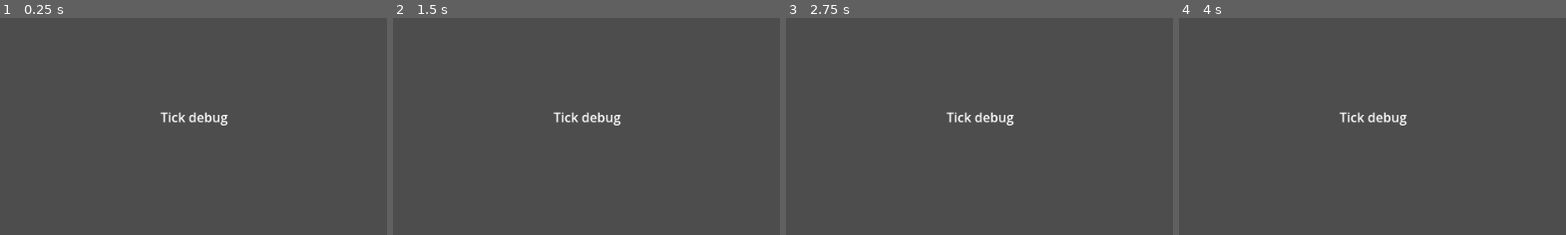
Above: before the commit, frames 1-4 (left to right).
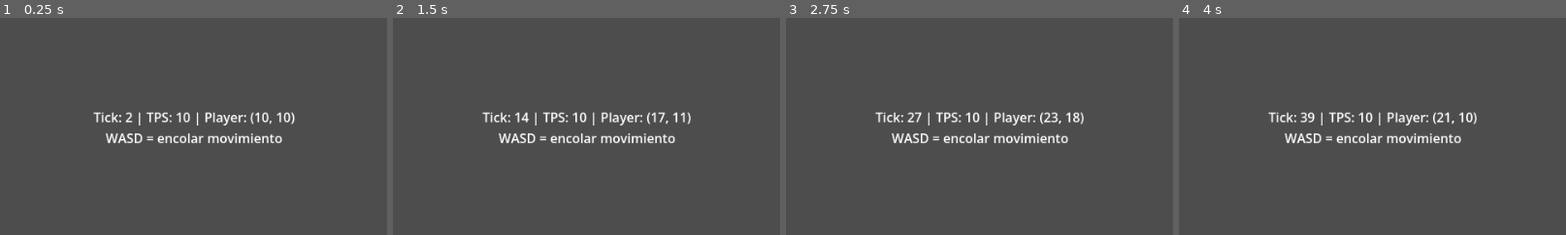
Above: after the commit, the same moments.

Repository: rpglearndev/rpglearn
Game: Godot game, scene res://scenes/debug/tick_debug.tscn
Two runs of this game, one before a commit and one after it. Both use one fixed random seed, a clock stepped at 60 frames per second and the inputs below.
Inputs:
- Up to frame 1 (0.25 s): no input
- Up to frame 2 (1.5 s): tap Enter at 0.5 s; hold D 0.53-1.28 s; tap Space at 1.25 s; hold S from 1.28 s (still down)
- Up to frame 3 (2.75 s): tap Enter at 2 s; release S at 2.03 s; hold D from 2.03 s (still down)
- Up to frame 4 (4 s): tap Space at 2.75 s; release D at 2.78 s; hold W 2.78-3.53 s; tap Enter at 3.5 s; hold A from 3.53 s (still down)
The pictures show only the part of the screen within x 25-75%, y 18-68%; the shares and areas given below are measured in that part.

The runs differ from the first frame. In frame 1, 2.2% of the frame differs, in the area x 24-77%, y 43-58%; in frame 2, 2.3%; in frame 3, 2.4%, in the area x 23-77%, y 43-58%; in frame 4, 2.4%.
Error before the commit: Parse Error: Cannot infer the type of "pos" variable because the value doesn't have a set type. (res://scenes/debug/tick_debug.gd:29)

Commit message:
chore(godot): sync editor uid metadata after US-010
Co-authored-by: Cursor <cursoragent@cursor.com>

Diff:
--- a/client/godot/project.godot
+++ b/client/godot/project.godot
@@ -1,14 +1,23 @@
 ; Engine configuration file.
-; Godot 4.x
+; It's best edited using the editor UI and not directly,
+; since the parameters that go here are not all obvious.
+;
+; Format:
+;   [section] ; section goes between []
+;   param=value ; assign values to parameters
 
 config_version=5
+
+[animation]
+
+compatibility/default_parent_skeleton_in_mesh_instance_3d=true
 
 [application]
 
 config/name="RPG Learn"
 config/description="Learn-to-code RPG — tick-based deterministic simulation"
 run/main_scene="res://scenes/debug/tick_debug.tscn"
-config/features=PackedStringArray("4.3", "Forward Plus")
+config/features=PackedStringArray("4.6", "Forward Plus")
 
 [display]
 
--- a/client/godot/scenes/debug/tick_debug.gd
+++ b/client/godot/scenes/debug/tick_debug.gd
@@ -7,6 +7,7 @@
 
 var world = null
 var _runner = null
+var _held_dir: Vector2i = Vector2i.ZERO
 
 @onready var _label: Label = $VBox/InfoLabel
 
@@ -22,11 +23,13 @@
 
 
 func _on_tick_processed(_tick_index: int) -> void:
+	if _held_dir != Vector2i.ZERO:
+		world.enqueue_action(_GameAction.move(&"player", _held_dir))
 	_refresh()
 
 
 func _refresh() -> void:
-	var pos := world.get_entity_position(&"player")
+	var pos: Vector2i = world.get_entity_position(&"player")
 	_label.text = "Tick: %d | TPS: %d | Player: (%d, %d)\nWASD = encolar movimiento" % [
 		world.tick_index,
 		world.ticks_per_second,
@@ -36,9 +39,9 @@
 
 
 func _unhandled_key_input(event: InputEvent) -> void:
-	if not event is InputEventKey or not event.pressed or event.echo:
+	if not event is InputEventKey or event.echo:
 		return
-	var dir := Vector2i.ZERO
+	var dir: Vector2i = Vector2i.ZERO
 	match event.keycode:
 		KEY_W, KEY_UP:
 			dir = Vector2i.UP
@@ -50,5 +53,11 @@
 			dir = Vector2i.RIGHT
 		_:
 			return
-	world.enqueue_action(_GameAction.move(&"player", dir))
+	if dir == Vector2i.ZERO:
+		return
+	if event.pressed:
+		_held_dir = dir
+	else:
+		if _held_dir == dir:
+			_held_dir = Vector2i.ZERO
 	get_viewport().set_input_as_handled()
Not shown, added: client/godot/scenes/debug/tick_debug.gd.uid
Not shown, added: client/godot/scripts/autoload/game_tick.gd.uid
Not shown, added: client/godot/scripts/core/game_action.gd.uid
Not shown, added: client/godot/scripts/core/grid_walkability.gd.uid
Not shown, added: client/godot/scripts/core/tick_world.gd.uid
Not shown, added: client/godot/scripts/core/tick_world_runner.gd.uid
Not shown, added: client/godot/tests/run_tests.gd.uid
Not shown, added: client/godot/tests/unit/test_tick_world.gd.uid
